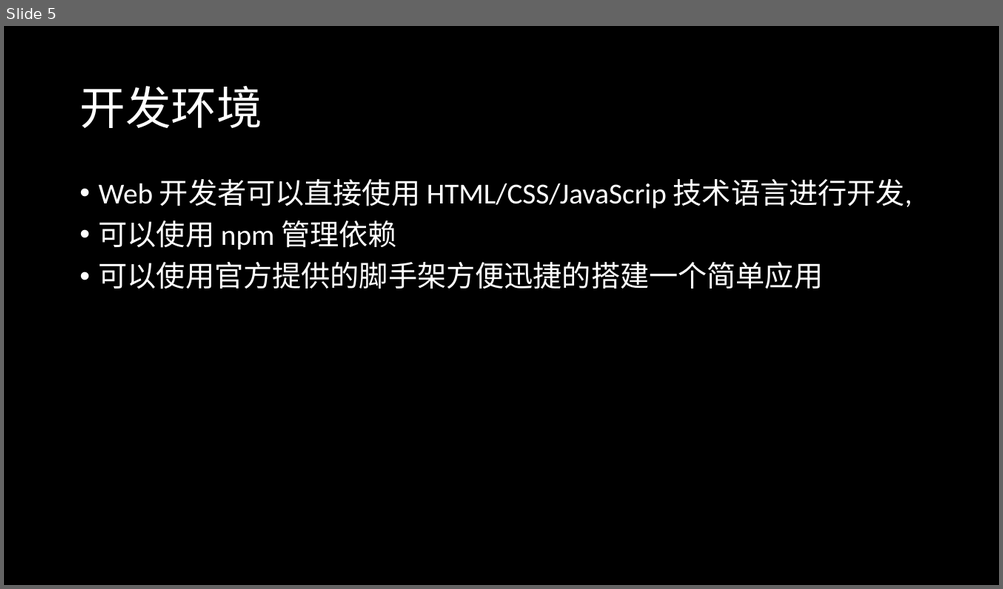
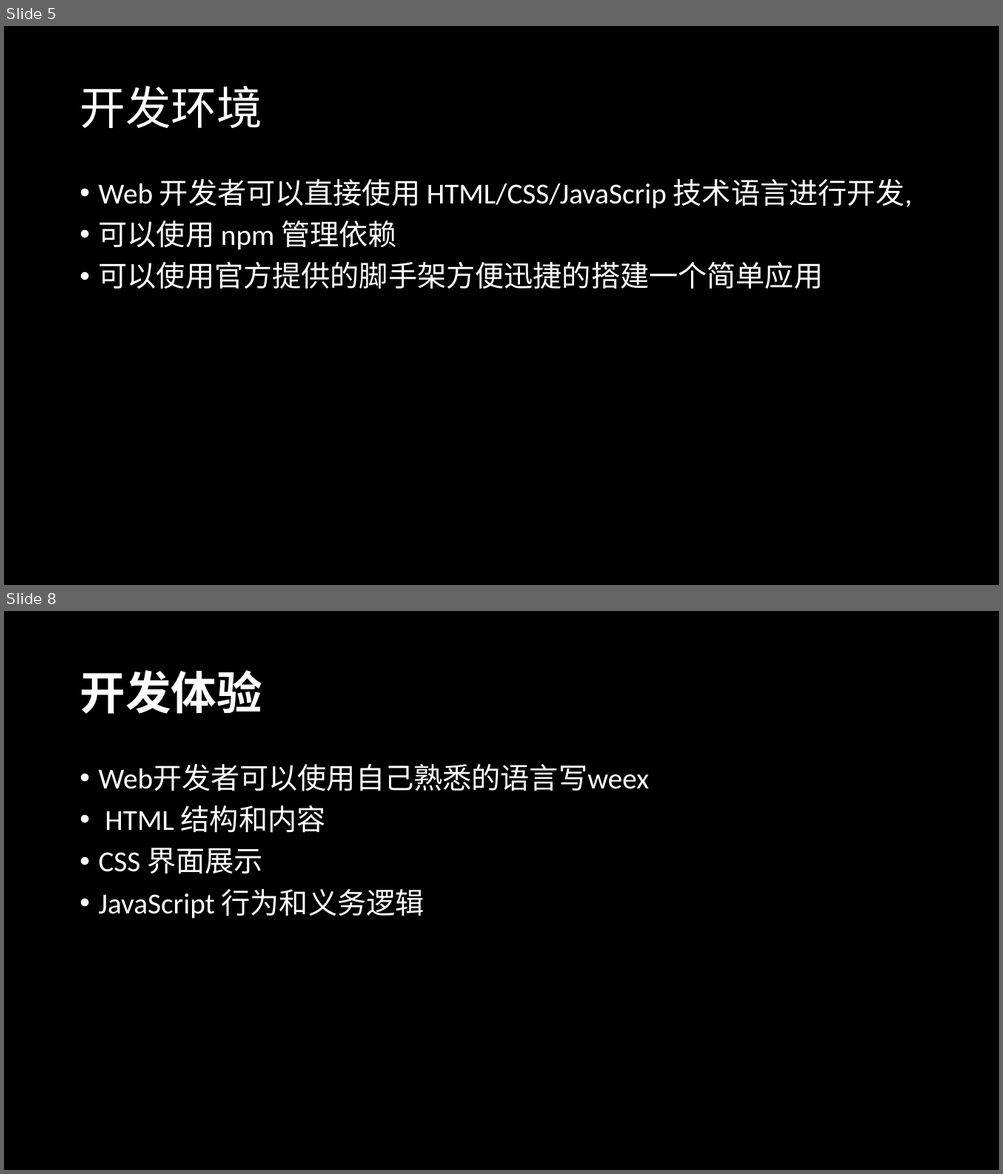
Before and after one commit to radiofly19841018/demo-weex, a slide deck: ppt/演示文稿1.pptx. Shown one above the other, each under a label of ours: slide 5 before the commit, slides 5 and 8 after it; the slides between them are not shown. The pictures are 1003x589 and 1003x1174 pixels, drawn with LibreOffice and Linux fonts; fonts in the diff are those of the drawing. Boxes give left, top, right and bottom in pixels: in the first picture for what was removed or moved away, otherwise in the second. Text is boxed around its words. In the diff, an @@ line names an element or a change of style, - is before the commit and + after.

```diff
--- a/ppt/演示文稿1.pptx
+++ b/ppt/演示文稿1.pptx
@@ slide 8 added at box(4, 611, 999, 1170), background #000000 @@
@@ title added at box(79, 670, 262, 714), 44 pt, text #FFFFFF, bold @@
+开发体验
@@ text added at box(99, 764, 649, 919), 28 pt, text #FFFFFF @@
+• Web开发者可以使用自己熟悉的语言写weex
+• HTML 结构和内容
+• CSS 界面展示
+• JavaScript 行为和义务逻辑
```
Also in this commit, not shown: 1 slide changed, 5 other slides added, 2 slides removed.
